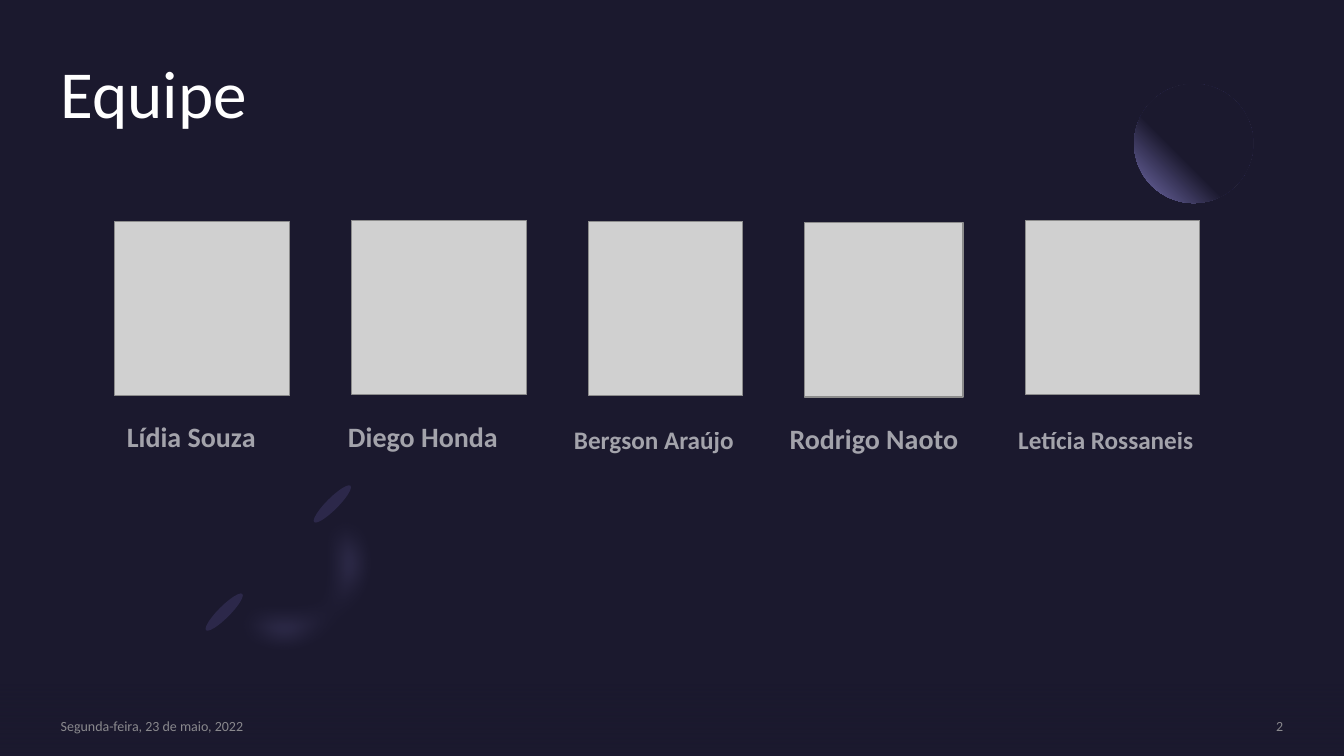
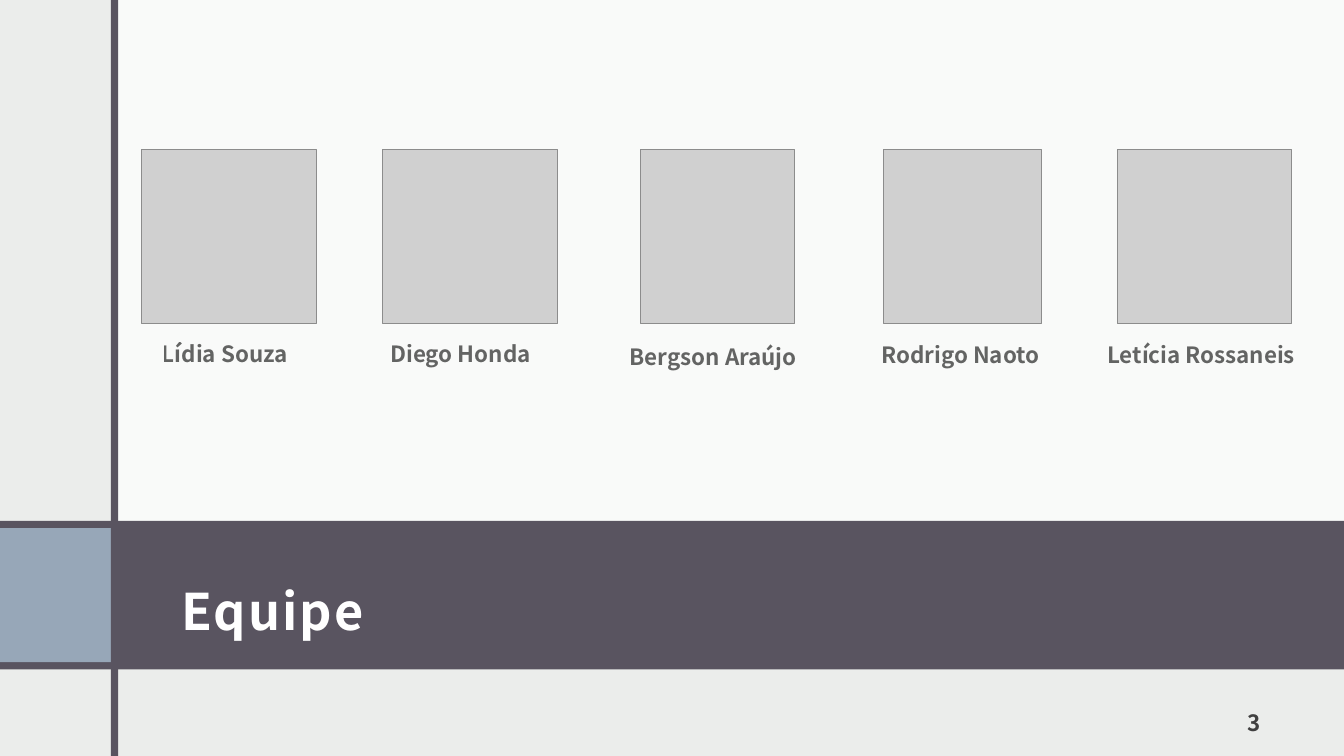
Before and after one commit to lidiambsouza/price_properties, a slide deck: slide 3 of Modelo Imobiliário.pptx (slide 2 before the commit). Drawn at 1344x756 pixels with LibreOffice and Linux fonts; fonts in the diff are those of the drawing; grey boxes stand for pictures. Boxes give left, top, right and bottom in pixels: in the first picture for what was removed or moved away, otherwise in the second. Text is boxed around its words. In the diff, an @@ line names an element or a change of style, - is before the commit and + after.

```diff
--- a/Modelo Imobiliário.pptx
+++ b/Modelo Imobiliário.pptx
@@ background #1B192E to #EBEDEB @@
@@ rectangle added at (111,1,118,756), fill #595460 @@
@@ rectangle added at (115,0,1344,521), fill #FFFFFF at 75% opacity @@
@@ ellipse removed at (1134,84,1253,203) @@
@@ picture: place and size @@
-picture at (115,222,289,396)
+picture at (141,149,316,324)
@@ picture: place and size @@
-picture at (352,220,526,394)
+picture at (383,149,558,324)
@@ picture: place and size @@
-picture at (589,222,743,396)
+picture at (641,149,796,324)
@@ picture: place and size @@
-picture at (806,223,964,397)
+picture at (883,149,1042,324)
@@ picture: place and size @@
-picture at (1025,220,1200,394)
+picture at (1117,149,1292,324)
@@ text "Lídia Souza": place and size @@
-text "Lídia Souza" at (127,427,256,447)
+text "Lídia Souza" at (162,342,287,363)
@@ text "Diego Honda": place and size @@
-text "Diego Honda" at (348,427,498,452)
+text "Diego Honda" at (390,344,531,368)
@@ text "Bergson Araújo" at (630,344,797,370): size 18 to 16 pt, font Calibri to Noto Sans CJK JP, text colour #FFFFFF at 60% opacity to #000000 at 60% opacity @@
@@ text "Bergson Araújo": place and size @@
-text "Bergson Araújo" at (574,432,734,453)
+text "Bergson Araújo" at (630,344,797,370)
@@ size 20 to 16 pt, font Calibri to Noto Sans CJK JP, text colour #FFFFFF at 60% opacity to #000000 at 60% opacity in 3 elements at (162,342,287,363), (390,344,531,368), (881,345,1039,368) @@
@@ text "Rodrigo Naoto": place and size @@
-text "Rodrigo Naoto" at (790,429,958,454)
+text "Rodrigo Naoto" at (881,345,1039,368)
@@ text "Letícia Rossaneis": place and size @@
-text "Letícia Rossaneis" at (1018,432,1193,449)
+text "Letícia Rossaneis" at (1107,342,1295,364)
@@ text "Letícia Rossaneis" at (1107,342,1295,364): size 18 to 16 pt, font Calibri to Noto Sans CJK JP, text colour #FFFFFF at 60% opacity to #000000 at 60% opacity @@
@@ rectangle: place and size @@
-rectangle at (0,636,1344,756)
+rectangle at (0,521,1344,669)
@@ rectangle at (0,521,1344,669): fill gradient #1B192E to #595460 @@
@@ rectangle added at (0,528,111,662), fill #97A7B8 @@
@@ title "Equipe": place and size @@
-title "Equipe" at (60,71,246,129)
+title "Equipe" at (181,589,363,641)
@@ title "Equipe" at (181,589,363,641): size 48 to 36 pt, font Calibri to Noto Sans CJK JP, letter spacing 0 to 1.5 pt, bold on; line spacing 0.9 to 1.5; vertical alignment top to middle @@
@@ group removed at (194,474,424,704): 2 freeform shapes, 2 ellipses @@
@@ page number added at (1248,714,1261,732), 16 pt, text #404040, bold @@
+3
@@ text removed at (61,721,243,733) @@
-Segunda-feira, 23 de maio, 2022
@@ page number removed at (1276,722,1283,731) @@
-2
```
Also in this commit, not shown: 1 other slide changed, 18 slides added, 17 slides removed.
